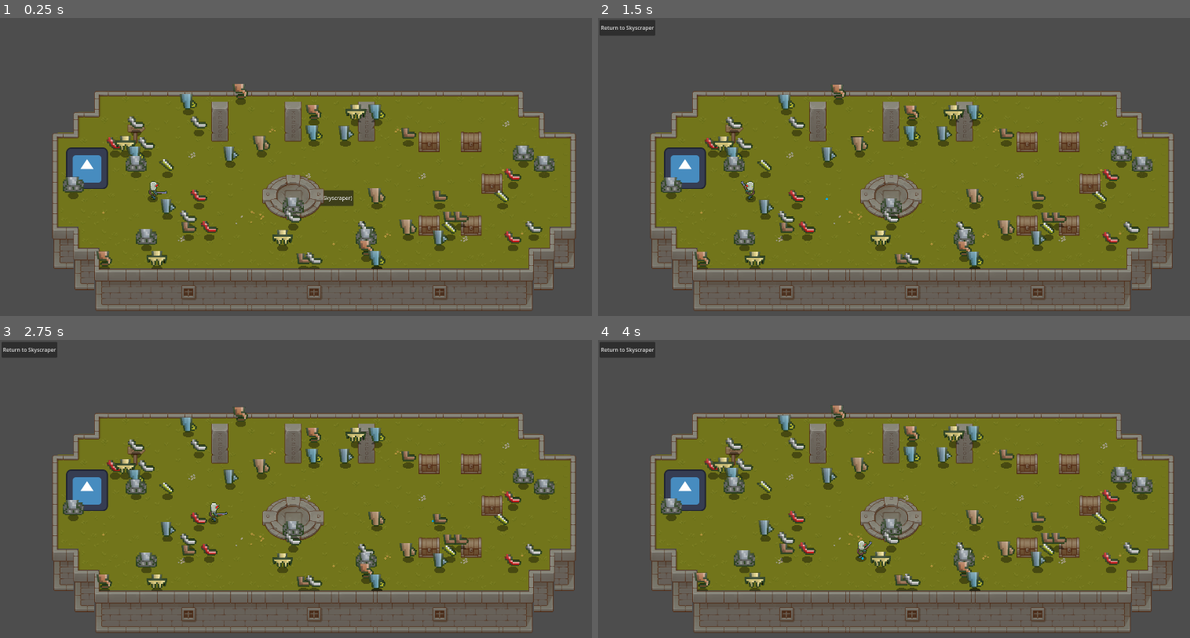
Above: before the commit, frames 1-4 (two rows, left to right).
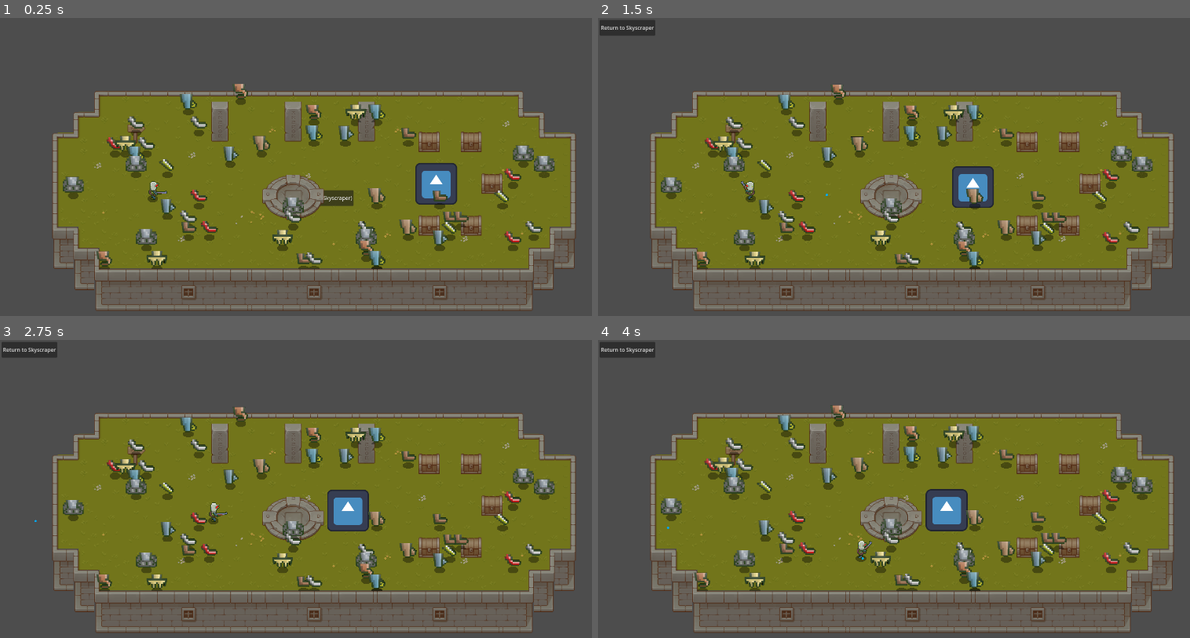
Above: after the commit, the same moments.

Repository: 100-Devs-1-Game/WildJamProject
Game: Godot game, scene res://modules/player/debug_map.tscn
Two runs of this game, one before a commit and one after it. Both use one fixed random seed, a clock stepped at 60 frames per second and the inputs below. This scene is started directly instead of the project's main scene. The engine's default icon, where the game draws it, is replaced by a stand-in: a white triangle on a blue panel in a dark square.
Inputs (mouse positions are in pixels of both pictures, inside the frame that each line leads up to):
- Up to frame 1 (0.25 s): no input
- Up to frame 2 (1.5 s): click "Start Game (Go to Skyscraper)" at 0.5 s; click "Go To Level" at 1.25 s
- Up to frame 3 (2.75 s): tap Enter at 2 s; move the mouse to (449, 497) at 2.02 s; hold D (movement_right) from 2.03 s (still down); tap Space (interact) at 2.1 s
- Up to frame 4 (4 s): move the mouse to (787, 533) at 2.77 s; release D (movement_right) at 2.78 s; hold S (movement_down) 2.78-3.53 s; tap Shift (movement_sprint) at 2.85 s; move the mouse to (976, 438) at 3.52 s; hold D (movement_right) from 3.53 s (still down); tap Space (interact) at 3.6 s

The runs differ from the first frame. In frame 1, 1.8% of the frame differs, in the area x 11-78%, y 43-63%; in frame 2, 1.8%; in frame 3, 1.9%; in frame 4, 1.9%, in the area x 11-63%, y 43-74%.

Commit message:
Basic monster chase/wander behavior.

Diff:
--- /dev/null
+++ b/project/modules/enemies/enemy.gd
@@ -0,0 +1,117 @@
+extends CharacterBody2D
+
+# Wander settings
+@export var move_speed := 150.0
+@export var wander_radius := 120.0
+@export var wander_interval := 2.5
+
+# chase settings
+@export var melee_range := 24.0
+@export var ranged_min_range := 300.0
+@export var ranged_max_range := 600.0
+
+@export var is_ranged := true
+
+# Internal
+var player: Node2D = null
+var spawn_position: Vector2
+var wander_target: Vector2
+var wander_timer := 0.0
+
+# Enemy state
+enum State {
+	WANDER,
+	CHASE
+}
+
+var state := State.WANDER
+
+## --- built in methods ---
+
+func _ready():
+	spawn_position = global_position
+	pick_new_wander_target()
+
+func _physics_process(delta):
+	# Enemy behavior
+	match state:
+		State.WANDER:
+			wander_behavior(delta)
+		State.CHASE:
+			chase_behavior(delta)
+
+	move_and_slide()
+
+func _on_detection_range_body_entered(body: Node2D) -> void:
+	# Start chasing player
+	if body.is_in_group("player"):
+		player = body
+		state = State.CHASE
+
+
+func _on_detection_range_body_exited(body: Node2D) -> void:
+	# Stop chasing player
+	if body == player:
+		player = null
+		state = State.WANDER
+
+## --- public methods ---
+
+# Gets a random local point tow ander to
+func pick_new_wander_target():
+	wander_timer = wander_interval
+	wander_target = spawn_position + Vector2(
+		randf_range(-wander_radius, wander_radius),
+		randf_range(-wander_radius, wander_radius)
+	)
+
+# Behavior for wandering
+func wander_behavior(delta):
+	wander_timer -= delta
+
+	if wander_timer <= 0 or global_position.distance_to(wander_target) < 8:
+		pick_new_wander_target()
+
+	move_towards(wander_target)
+
+# Behavior for chasing
+func chase_behavior(delta):
+	if not player:
+		state = State.WANDER
+		return
+
+	var distance := global_position.distance_to(player.global_position)
+
+	if is_ranged:
+		ranged_movement(distance)
+	else:
+		melee_movement(distance)
+
+# Melee behavior
+func melee_movement(distance):
+	# Move towards player and attack
+	if distance > melee_range:
+		move_towards(player.global_position)
+	else:
+		velocity = Vector2.ZERO
+		# TODO attack aith anim
+
+# Ranged behavior
+func ranged_movement(distance):
+	# Keep player within a certain range
+	if distance > ranged_max_range:
+		move_towards(player.global_position)
+	elif distance < ranged_min_range:
+		move_away_from(player.global_position)
+	else:
+		velocity = Vector2.ZERO
+		# TODO launch projectiles
+
+## --- movement methods ---
+# TODO change to use navmesh
+
+func move_towards(target: Vector2):
+	velocity = (target - global_position).normalized() * move_speed
+
+func move_away_from(target: Vector2):
+	velocity = (global_position - target).normalized() * move_speed
--- a/project/modules/enemies/enemy.tscn
+++ b/project/modules/enemies/enemy.tscn
@@ -1,18 +1,31 @@
-[gd_scene load_steps=3 format=3 uid="uid://833q7u8hgfk5"]
+[gd_scene load_steps=5 format=3 uid="uid://833q7u8hgfk5"]
 
+[ext_resource type="Script" uid="uid://cd82axkbb6h2v" path="res://modules/enemies/enemy.gd" id="1_b0ao0"]
 [ext_resource type="Texture2D" uid="uid://dd54mqj8v37at" path="res://icon.svg" id="1_d4agv"]
+
+[sub_resource type="CircleShape2D" id="CircleShape2D_d4agv"]
+radius = 1000.0
 
 [sub_resource type="CapsuleShape2D" id="CapsuleShape2D_8l286"]
 radius = 64.0
 height = 128.0
 
-[node name="Enemy" type="RigidBody2D" groups=["enemies"]]
+[node name="Enemy" type="CharacterBody2D" groups=["enemies"]]
 collision_layer = 8
 collision_mask = 0
-gravity_scale = 0.0
+script = ExtResource("1_b0ao0")
 
 [node name="Sprite2D" type="Sprite2D" parent="."]
 texture = ExtResource("1_d4agv")
 
+[node name="DetectionRange" type="Area2D" parent="."]
+collision_layer = 0
+
+[node name="CollisionShape2D" type="CollisionShape2D" parent="DetectionRange"]
+shape = SubResource("CircleShape2D_d4agv")
+
 [node name="CollisionShape2D" type="CollisionShape2D" parent="."]
 shape = SubResource("CapsuleShape2D_8l286")
+
+[connection signal="body_entered" from="DetectionRange" to="." method="_on_detection_range_body_entered"]
+[connection signal="body_exited" from="DetectionRange" to="." method="_on_detection_range_body_exited"]
--- a/project/modules/player/debug_map.tscn
+++ b/project/modules/player/debug_map.tscn
@@ -2188,4 +2188,4 @@
 position = Vector2(467, 554)
 
 [node name="Enemy" parent="." instance=ExtResource("11_ud308")]
-position = Vector2(266, 460)
+position = Vector2(1368, 507)
--- a/project/modules/player/player.tscn
+++ b/project/modules/player/player.tscn
@@ -88,7 +88,7 @@
 &"walk": SubResource("Animation_8f7i2")
 }
 
-[node name="Player" type="CharacterBody2D"]
+[node name="Player" type="CharacterBody2D" groups=["player"]]
 y_sort_enabled = true
 script = ExtResource("1_hqo1x")
 friction = 10000.0
--- a/project/project.godot
+++ b/project/project.godot
@@ -45,6 +45,7 @@
 [global_group]
 
 enemies="Enemies."
+player="Player."
 
 [input]
 
Not shown, added: project/modules/enemies/enemy.gd.uid
